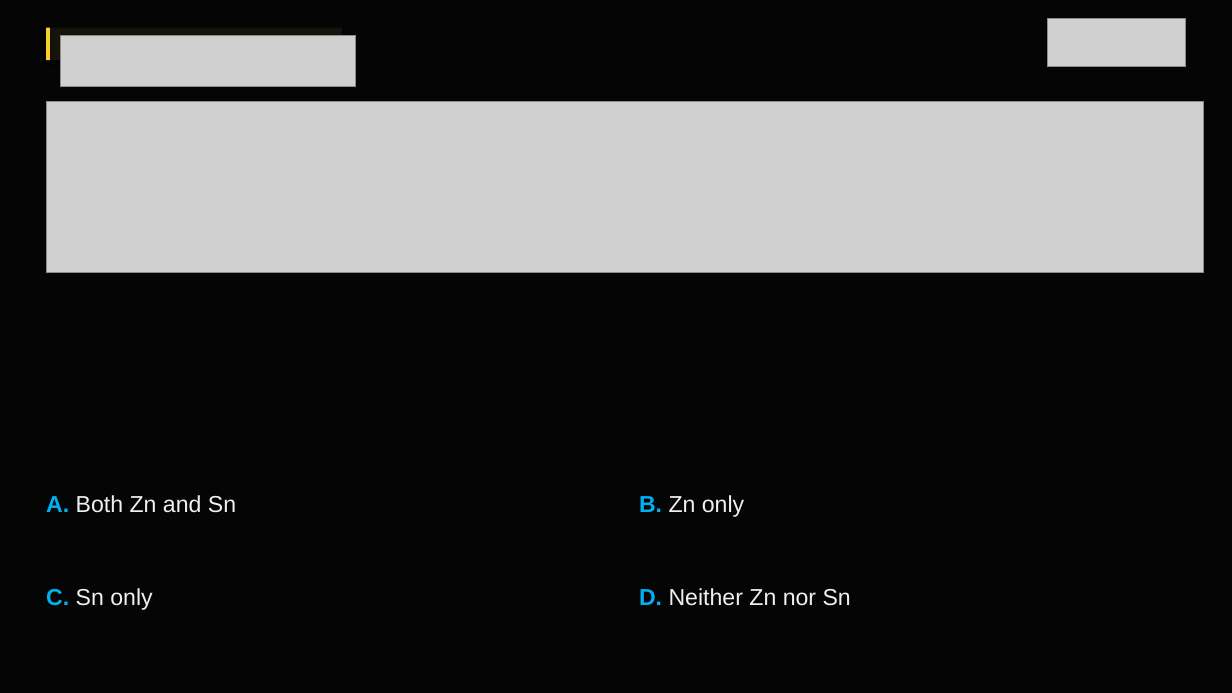
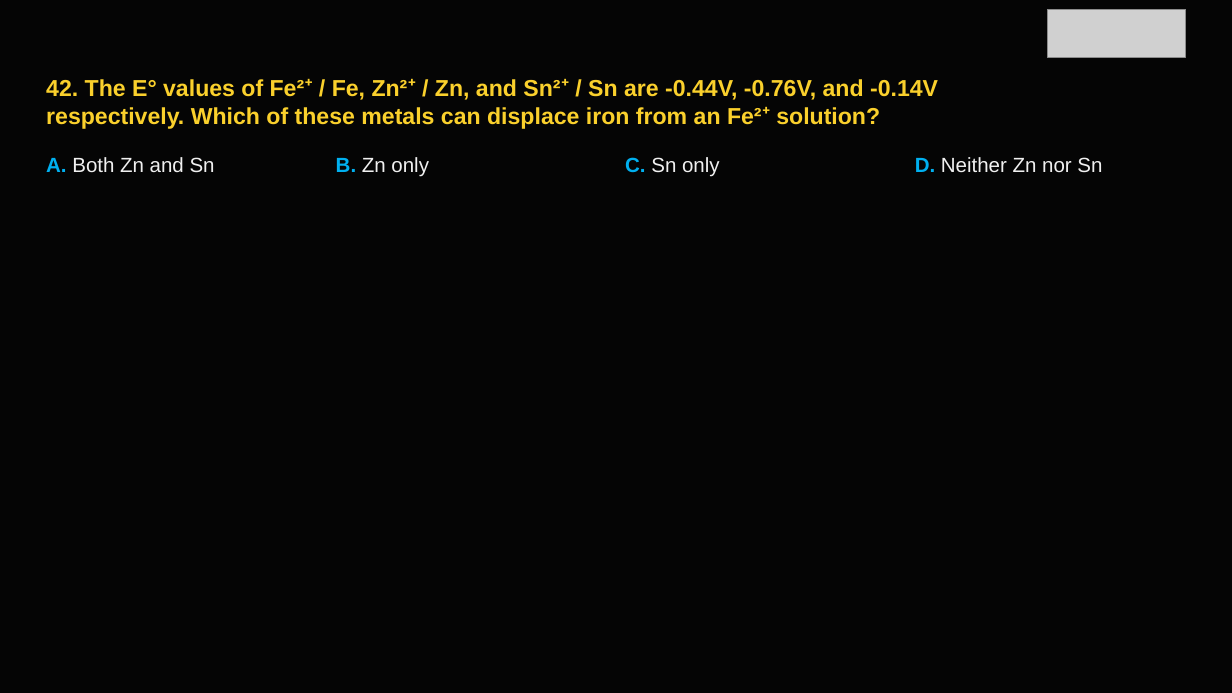
Before and after one commit to lekhan-03/PDFtoSLIDES, a slide deck: slide 44 of data/outputs/chemistry_v4.pptx. Drawn at 1232x693 pixels with LibreOffice and Linux fonts; fonts in the diff are those of the drawing; grey boxes stand for pictures. Boxes give left, top, right and bottom in pixels: in the first picture for what was removed or moved away, otherwise in the second. Text is boxed around its words. In the diff, an @@ line names an element or a change of style, - is before the commit and + after.

```diff
--- a/data/outputs/chemistry_v4.pptx
+++ b/data/outputs/chemistry_v4.pptx
@@ rectangle removed at [46, 28, 342, 60] @@
@@ rectangle removed at [46, 28, 50, 60] @@
@@ picture: place and size @@
-picture at [1047, 18, 1186, 67]
+picture at [1047, 9, 1186, 57]
@@ picture removed at [60, 35, 356, 86] @@
@@ text added at [46, 79, 938, 129], 18 pt, text #FAD02C, bold @@
+42. The E° values of Fe²⁺ / Fe, Zn²⁺ / Zn, and Sn²⁺ / Sn are -0.44V, -0.76V, and -0.14V
+respectively. Which of these metals can displace iron from an Fe²⁺ solution?
@@ picture removed at [46, 102, 1204, 273] @@
@@ text "A. Both Zn and Sn": place and size @@
-text "A. Both Zn and Sn" at [46, 495, 236, 513]
+text "A. Both Zn and Sn" at [46, 157, 215, 173]
@@ text "B. Zn only": place and size @@
-text "B. Zn only" at [639, 495, 744, 517]
+text "B. Zn only" at [336, 157, 429, 177]
@@ text "C. Sn only": place and size @@
-text "C. Sn only" at [46, 588, 152, 610]
+text "C. Sn only" at [625, 157, 720, 177]
@@ size 18 to 16 pt in 4 elements at [46, 157, 215, 173], [336, 157, 429, 177], [625, 157, 720, 177], [915, 157, 1102, 173] @@
@@ text "D. Neither Zn nor Sn": place and size @@
-text "D. Neither Zn nor Sn" at [639, 588, 851, 606]
+text "D. Neither Zn nor Sn" at [915, 157, 1102, 173]
```
Also in this commit, not shown: 165 other slides changed, 40 slides added, 38 slides removed, 13 other files.
